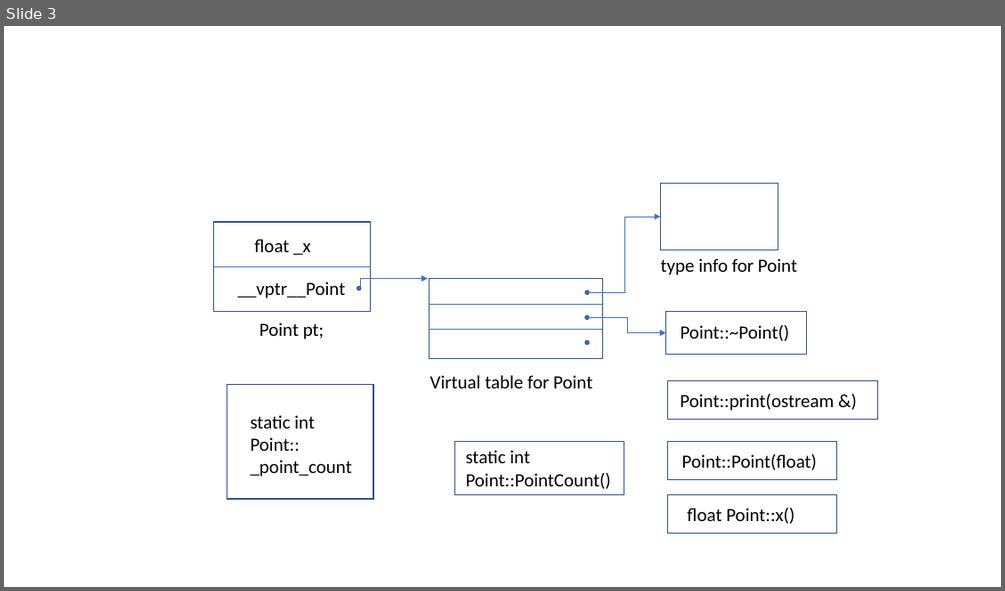
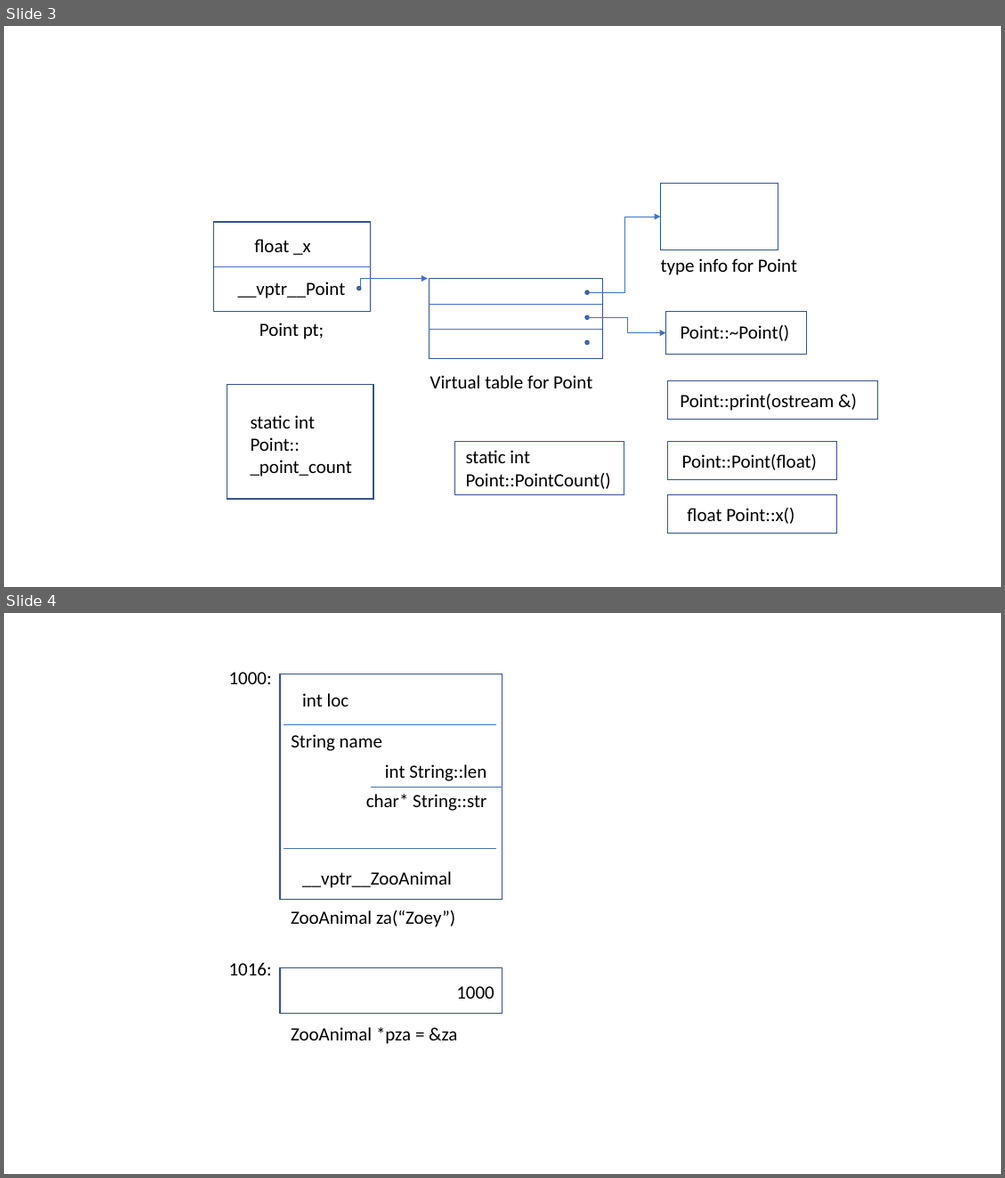
Before and after one commit to dimitarpg13/inside_cpp_object_model, a slide deck: object_lessons/object_lessons.pptx. Shown one above the other, each under a label of ours: slide 3 before the commit, slides 3 and 4 after it. The pictures are 1005x591 and 1005x1178 pixels, drawn with LibreOffice and Linux fonts; fonts in the diff are those of the drawing. Boxes give left, top, right and bottom in pixels: in the first picture for what was removed or moved away, otherwise in the second. Text is boxed around its words. In the diff, an @@ line names an element or a change of style, - is before the commit and + after.

```diff
--- a/object_lessons/object_lessons.pptx
+++ b/object_lessons/object_lessons.pptx
@@ slide 4 added at (x1=4, y1=613, x2=1001, y2=1174), background #FFFFFF @@
@@ text added at (x1=229, y1=672, x2=272, y2=684), 18 pt, text #000000 @@
+1000:
@@ rectangle added at (x1=280, y1=674, x2=502, y2=900), outline #325491 1 pt @@
@@ text added at (x1=302, y1=693, x2=349, y2=706), 18 pt, text #000000 @@
+int loc
@@ line added from (283, 725) to (496, 725), #4472C4 0.5 pt @@
@@ text added at (x1=291, y1=734, x2=382, y2=751), 18 pt, text #000000 @@
+String name
@@ text added at (x1=385, y1=764, x2=486, y2=781), 18 pt, text #000000 @@
+int String::len
@@ text added at (x1=366, y1=794, x2=486, y2=811), 18 pt, text #000000 @@
+char* String::str
@@ line added from (372, 787) to (502, 787), #4472C4 0.5 pt @@
@@ line added from (283, 848) to (496, 848), #4472C4 0.5 pt @@
@@ text added at (x1=302, y1=871, x2=452, y2=888), 18 pt, text #000000 @@
+__vptr__ZooAnimal
@@ text added at (x1=291, y1=910, x2=455, y2=927), 18 pt, text #000000 @@
+ZooAnimal za(“Zoey”)
@@ text added at (x1=229, y1=962, x2=272, y2=975), 18 pt, text #000000 @@
+1016:
@@ rectangle added at (x1=280, y1=968, x2=502, y2=1013), outline #325491 1 pt @@
@@ text added at (x1=456, y1=986, x2=494, y2=998), 18 pt, text #000000 @@
+1000
@@ text added at (x1=291, y1=1027, x2=457, y2=1044), 18 pt, text #000000 @@
+ZooAnimal *pza = &za
```
Also in this commit, not shown: 2 other files.
